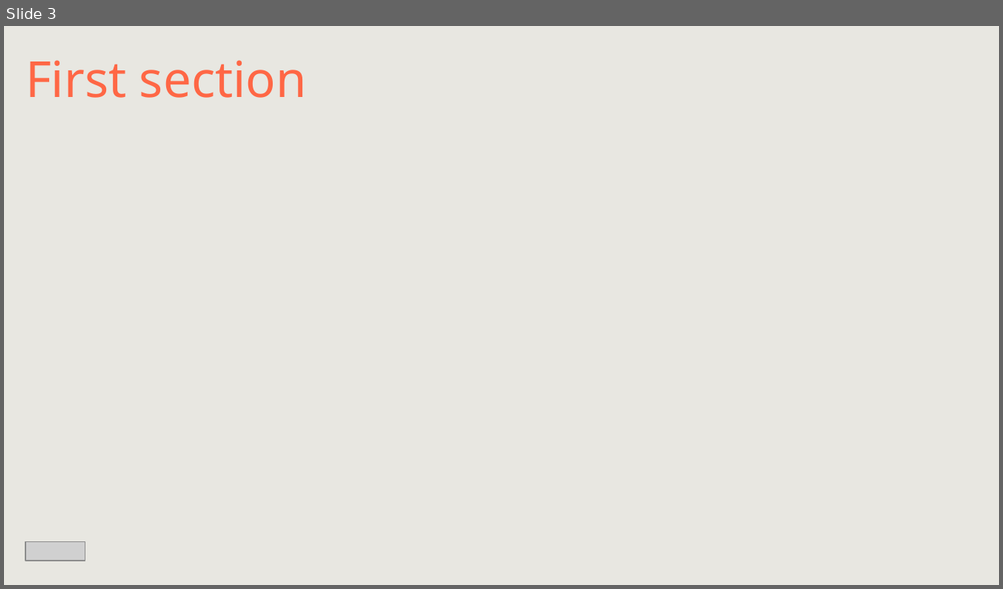
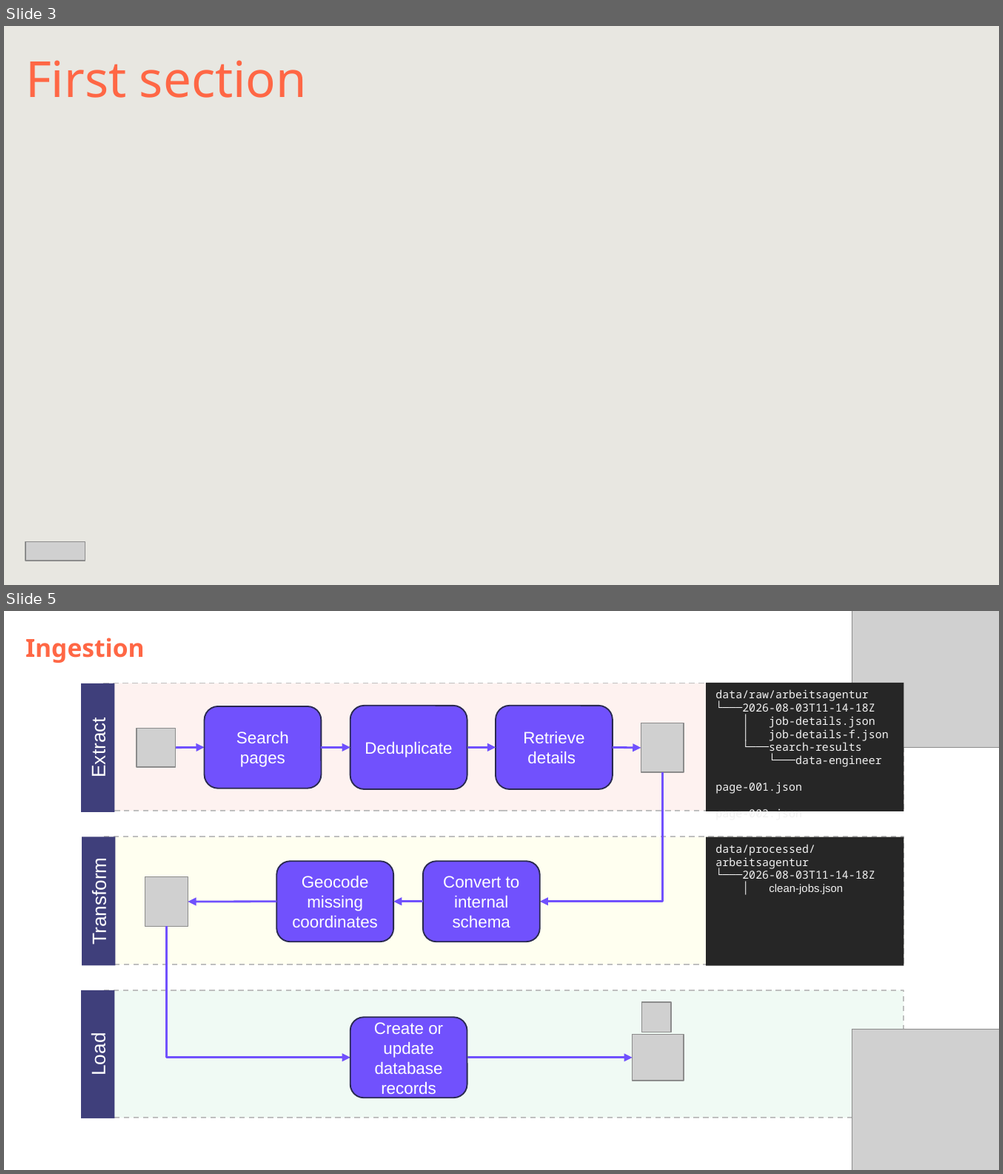
Before and after one commit to DataScientest-Studio/jun26bde-job-market, a slide deck: docs/defence/Defence.pptx. Shown one above the other, each under a label of ours: slide 3 before the commit, slides 3 and 5 after it; the slides between them are not shown. The pictures are 1003x589 and 1003x1174 pixels, drawn with LibreOffice and Linux fonts; fonts in the diff are those of the drawing; grey boxes stand for pictures; background and template pictures are left out. Boxes give left, top, right and bottom in pixels: in the first picture for what was removed or moved away, otherwise in the second. Text is boxed around its words. In the diff, an @@ line names an element or a change of style, - is before the commit and + after.

```diff
--- a/docs/defence/Defence.pptx
+++ b/docs/defence/Defence.pptx
@@ slide 5 added at (4, 611, 999, 1170), background #FFFFFF @@
@@ picture added at (851, 611, 999, 748) @@
@@ subtitle added at (25, 638, 145, 663), 18 pt, text #FF6745, bold @@
+Ingestion
@@ rectangle added at (81, 684, 115, 812), fill #3F3F7B, 14 pt, text #FFFFFF @@
+Extract
@@ rectangle added at (103, 684, 903, 811), fill #F32C00 at 6% opacity, outline #BFBFBF 1 pt dashed @@
@@ rectangle added at (706, 683, 903, 811), fill #262626, 8 pt, text #F2F2F2 @@
+data/raw/arbeitsagentur
+└───2026-08-03T11-14-18Z
+│ job-details.json
+│ job-details-f.json
+└───search-results
+└───data-engineer
+page-001.json
+page-002.json
@@ rounded rectangle added at (204, 706, 320, 788), fill #7151FD, outline #292950 1 pt, 12 pt, text #FFFFFF @@
+Search pages
@@ rounded rectangle added at (350, 706, 466, 789), fill #7151FD, outline #292950 1 pt, 12 pt, text #FFFFFF @@
+Deduplicate
@@ rounded rectangle added at (495, 706, 612, 789), fill #7151FD, outline #292950 1 pt, 12 pt, text #FFFFFF @@
+Retrieve details
@@ picture added at (136, 729, 175, 767) @@
@@ picture added at (640, 723, 683, 773) @@
@@ arrow added from (175, 747) to (204, 747), #7151FD 1.5 pt @@
@@ arrow added from (321, 747) to (350, 747), #7151FD 1.5 pt @@
@@ arrow added from (467, 747) to (495, 747), #7151FD 1.5 pt @@
@@ arrow added from (613, 747) to (640, 748), #7151FD 1.5 pt @@
@@ elbow arrow added from (663, 772) to (540, 901), #7151FD 1.5 pt @@
@@ rectangle added at (81, 837, 115, 965), fill #3F3F7B, 14 pt, text #FFFFFF @@
+Transform
@@ rectangle added at (103, 837, 903, 964), fill #FFFF00 at 6% opacity, outline #BFBFBF 1 pt dashed @@
@@ rectangle added at (706, 837, 903, 965), fill #262626, 8 pt, text #F2F2F2 @@
+data/processed/arbeitsagentur
+└───2026-08-03T11-14-18Z
+│ clean-jobs.json
@@ rounded rectangle added at (276, 862, 393, 943), fill #7151FD, outline #292950 1 pt, 12 pt, text #FFFFFF @@
+Geocode missing coordinates
@@ rounded rectangle added at (423, 862, 539, 943), fill #7151FD, outline #292950 1 pt, 12 pt, text #FFFFFF @@
+Convert to internal schema
@@ picture added at (145, 877, 188, 927) @@
@@ arrow added from (276, 901) to (188, 901), #7151FD 1.5 pt @@
@@ arrow added from (423, 901) to (394, 901), #7151FD 1.5 pt @@
@@ elbow arrow added from (166, 926) to (350, 1057), #7151FD 1.5 pt @@
@@ rectangle added at (81, 991, 115, 1119), fill #3F3F7B, 14 pt, text #FFFFFF @@
+Load
@@ rectangle added at (103, 991, 903, 1118), fill #00B050 at 6% opacity, outline #BFBFBF 1 pt dashed @@
@@ picture added at (642, 1003, 670, 1033) @@
@@ rounded rectangle added at (350, 1018, 466, 1099), fill #7151FD, outline #292950 1 pt, 12 pt, text #FFFFFF @@
+Create or update database records
@@ picture added at (851, 1030, 999, 1170) @@
@@ picture added at (632, 1035, 683, 1080) @@
@@ arrow added from (467, 1057) to (632, 1057), #7151FD 1.5 pt @@
```
Also in this commit, not shown: 1 slide changed, 1 other slide added, 1 slide removed, 7 other files.
